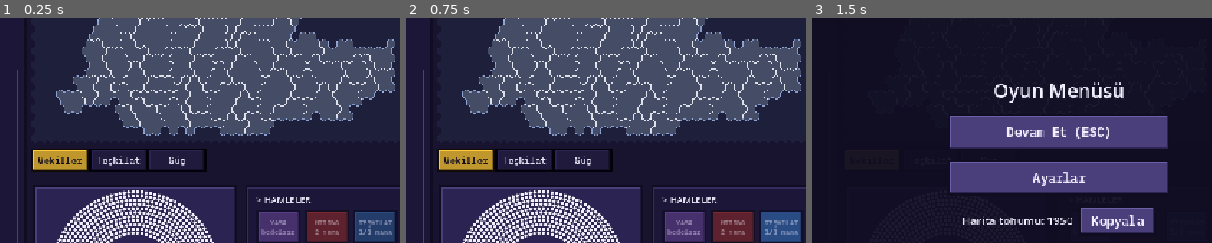
Above: before the commit, frames 1-3 (left to right).
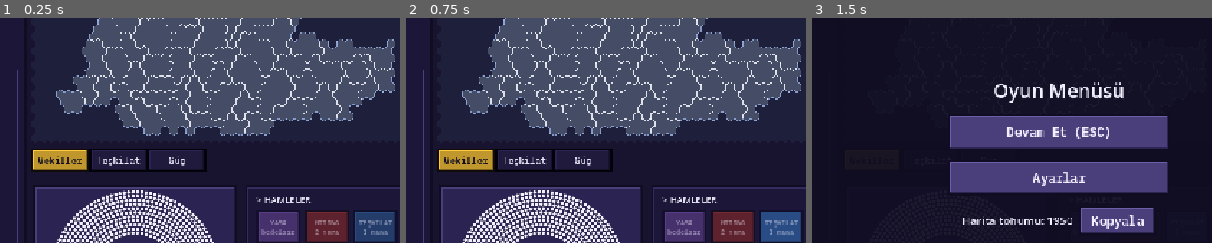
Above: after the commit, the same moments.

Repository: TriQue06/siyaset_oyunu_test_experimental
Game: Godot game, scene res://scenes/GameScreen.tscn
Same seed, same stepped clock (60 frames per second), same inputs: the game is played once before the commit and once after it. This scene is started directly instead of the project's main scene. Sound files missing from this copy of the repository are replaced by a short silence.
Inputs:
- Up to frame 1 (0.25 s): no input
- Up to frame 2 (0.75 s): click "TEŞKİLAT 1/1 mana" (after the commit: "TEŞKİLAT 1 mana") at 0.5 s
- Up to frame 3 (1.5 s): click "Menü" at 1.25 s
The pictures show only the part of the screen within x 19-69%, y 12-62%; the shares and areas given below are measured in that part.

The runs differ from the first frame. In frame 1, 0.1% of the frame differs, in the area x 89-98%, y 93-97%; in frame 2, less than 0.1%; in frame 3, less than 0.1%.

Commit message:
Sürüm 0.0.139: anonim kaset, kaset ağırlığı 3, teşkilat düz 1 mana, mana bonusu oyuncu logundan çıktı, yardımcı profilinde hükümet görevi
Co-Authored-By: Claude Opus 5.5 <noreply@anthropic.com>

Diff:
--- a/siyaset-oyunu/project.godot
+++ b/siyaset-oyunu/project.godot
@@ -11,7 +11,7 @@
 [application]
 
 config/name="Siyaset Oyunu"
-config/version="0.0.138"
+config/version="0.0.139"
 run/main_scene="res://scenes/Lobby.tscn"
 config/quit_on_go_back=false
 config/features=PackedStringArray("4.7", "Forward Plus")
--- a/siyaset-oyunu/scripts/card_manager.gd
+++ b/siyaset-oyunu/scripts/card_manager.gd
@@ -84,7 +84,7 @@
 const WEIGHT_POPULISM := 12.0
 const WEIGHT_STEAL_STRONG := 6.0
 const WEIGHT_EARLY_ELECTION := 6.0
-const WEIGHT_REPUTATION := 6.0
+const WEIGHT_REPUTATION := 3.0
 const WEIGHT_REBELLION := 18.0
 
 ## Meclis: haritadaki bölgelerin vekilleri (HexGridGenerator.PROVINCE_SEATS)
@@ -789,8 +789,16 @@
 
 ## Loga kayıt ekler. peer_id: hamleyi yapan parti (-1: sistem), province:
 ## olayın geçtiği il ("" = yok), kind: olay türü (odak simgesi seçilir).
+## Oyuncuların gördüğü logda gösterilmeyen olay türleri (konsolda görünür).
+const PLAYER_HIDDEN_LOG_KINDS := ["mana_bonusu", "mana_bonusu_guclu"]
+
 func log_event(text: String, peer_id: int = -1, province: String = "", kind: String = "system") -> void:
 	if text.strip_edges() == "":
+		return
+	# ANA (geliştirici) LOG: her şey konsola yazılır.
+	print("[LOG r%d] %s" % [round_number, text])
+	# Oyuncu logunda gereksiz olanlar (mana bonusu) gösterilmez.
+	if kind in PLAYER_HIDDEN_LOG_KINDS:
 		return
 	var entry := {"text": text, "peer_id": peer_id, "province": province, "kind": kind, "round": round_number}
 	event_log.append(entry)
@@ -1019,7 +1027,7 @@
 		if hand_index < 0 or hand_index >= hand.size():
 			return
 		var card_type: String = hand[hand_index]
-		card_played.emit(id, card_type)
+		card_played.emit(-1 if card_type == CardPresets.REPUTATION_CARD_TYPE and id != multiplayer.get_unique_id() else id, card_type)
 		hand.remove_at(hand_index)
 		_apply_card_effect(id, card_type, target_peer_id, target_province)
 		inventories_updated.emit()
@@ -1142,7 +1150,7 @@
 	# Geçersiz hedefle / şartsız oynanan kart elde kalır, boşa harcanmaz.
 	if not can_play_card(peer_id, card_type, target_peer_id, target_province):
 		return
-	card_played.emit(peer_id, card_type)
+	card_played.emit(-1 if card_type == CardPresets.REPUTATION_CARD_TYPE and peer_id != multiplayer.get_unique_id() else peer_id, card_type)
 	hand.remove_at(hand_index)
 	mana[peer_id] = mana_of(peer_id) - CardPresets.card_cost(card_type)
 	_event_message = ""
@@ -1151,6 +1159,10 @@
 		"target": target_peer_id, "province": target_province, "seats_changed": seats_changed_now}
 	if _event_message != "":
 		event["message"] = _event_message
+	if card_type == CardPresets.REPUTATION_CARD_TYPE:
+		# Kaset anonim: logda hedefin simgesi görünür, atanın değil.
+		event["peer_id"] = target_peer_id
+		event["actor_hidden"] = peer_id
 	# Hiçbir kart sırayı devretmez; tur sadece "Turu Bitir" ya da süreyle biter.
 	_push_state(event, seats_changed_now)
 
@@ -1944,8 +1956,9 @@
 		damage *= PoliticianPresets.CLERIC_DAMAGE_MULT
 	_add_turmoil(target_peer_id, PublicOpinion.TURMOIL_REPUTATION)
 	_add_national(target_peer_id, -damage)
-	_event_message = "%s hakkında kaset sızdı: ulusal desteği %.1f puan düştü. (%s)" % [
-		_party_name(target_peer_id), damage, _party_name(peer_id)]
+	# ANONİM: kaseti kimin sızdırdığı hiçbir yerde gösterilmez.
+	_event_message = "%s hakkında kaset sızdı: ulusal desteği %.1f puan düştü." % [
+		_party_name(target_peer_id), damage]
 
 ## GovernmentManager, hükümet güvenoyu alınca çağırır: hükümet partilerine mana.
 func grant_government_mana(peer_ids: Array) -> void:
@@ -3418,7 +3431,8 @@
 		card_drawn.emit(int(dealt["peer_id"]), str(dealt["card"]))
 	match str(event.get("type", "")):
 		"played":
-			card_played.emit(int(event["peer_id"]), str(event["card"]))
+			var shown := -1 if event.has("actor_hidden") else int(event["peer_id"])
+			card_played.emit(shown, str(event["card"]))
 	_apply_state(state)
 	_emit_post_event(event)
 
--- a/siyaset-oyunu/scripts/game_rules.gd
+++ b/siyaset-oyunu/scripts/game_rules.gd
@@ -126,7 +126,7 @@
 ## Teşkilat: kurmak (1. seviye) ORG_MANA_COST, geliştirmek (2. seviye)
 ## ORG_UPGRADE_MANA_COST. Ucuz teşkilat botların haritayı kaplamasına yol açıyordu.
 const ORG_MANA_COST := 1
-const ORG_UPGRADE_MANA_COST := 1
+const ORG_UPGRADE_MANA_COST := ORG_MANA_COST
 
 ## Bu ildeki teşkilatı bir seviye ilerletmenin bedeli (current_level: şu anki seviye).
 static func org_cost(current_level: int) -> int:
--- a/siyaset-oyunu/scripts/game_screen.gd
+++ b/siyaset-oyunu/scripts/game_screen.gd
@@ -2480,7 +2480,7 @@
 	_law_button.pressed.connect(_on_law_button_pressed)
 	_miting_button = _action_button("MİTİNG", GameRules.cost_text(GameRules.MITING_MANA_COST), UiTheme.RED)
 	_miting_button.pressed.connect(_on_miting_button_pressed)
-	_org_button = _action_button("TEŞKİLAT", "%d/%d mana" % [GameRules.ORG_MANA_COST, GameRules.ORG_UPGRADE_MANA_COST], UiTheme.BLUE)
+	_org_button = _action_button("TEŞKİLAT", GameRules.cost_text(GameRules.ORG_MANA_COST), UiTheme.BLUE)
 	_org_button.pressed.connect(_on_org_button_pressed)
 	_invest_button = _action_button("YATIRIM", GameRules.cost_text(GameRules.INVEST_MANA_COST), UiTheme.GREEN_DARK)
 	_invest_button.pressed.connect(_on_invest_button_pressed)
@@ -3277,7 +3277,7 @@
 		_province_panel.hide()
 	_begin_org_view()
 	_refresh_action_buttons()
-	_set_target_hint("Teşkilatlanma: bir ile dokun, tekrar dokun: kur (%d mana) / geliştir (%d mana)  ·  Butona tekrar dokun: iptal" % [GameRules.ORG_MANA_COST, GameRules.ORG_UPGRADE_MANA_COST])
+	_set_target_hint("Teşkilatlanma: bir ile dokun, tekrar dokun: kur ya da geliştir (%d mana)  ·  Butona tekrar dokun: iptal" % GameRules.ORG_MANA_COST)
 
 ## Teşkilat seviyesinin getirdikleri (kısa).
 static func _org_level_text(level: int) -> String:
--- a/siyaset-oyunu/scripts/party_info_card.gd
+++ b/siyaset-oyunu/scripts/party_info_card.gd
@@ -135,6 +135,7 @@
 
 ## "Hükümet: Başbakanlık, 3 bakanlık" / "Muhalefet" / "Hükümet yok".
 static func role_text(peer_id: int) -> String:
+	peer_id = CardManager.party_of(peer_id)  # yardımcı da partisinin görevlerini görür
 	if not GovernmentManager.has_government():
 		return "Hükümet yok"
 	var posts: Array = []
Not shown, changed: siyaset-oyunu/export_presets.cfg
